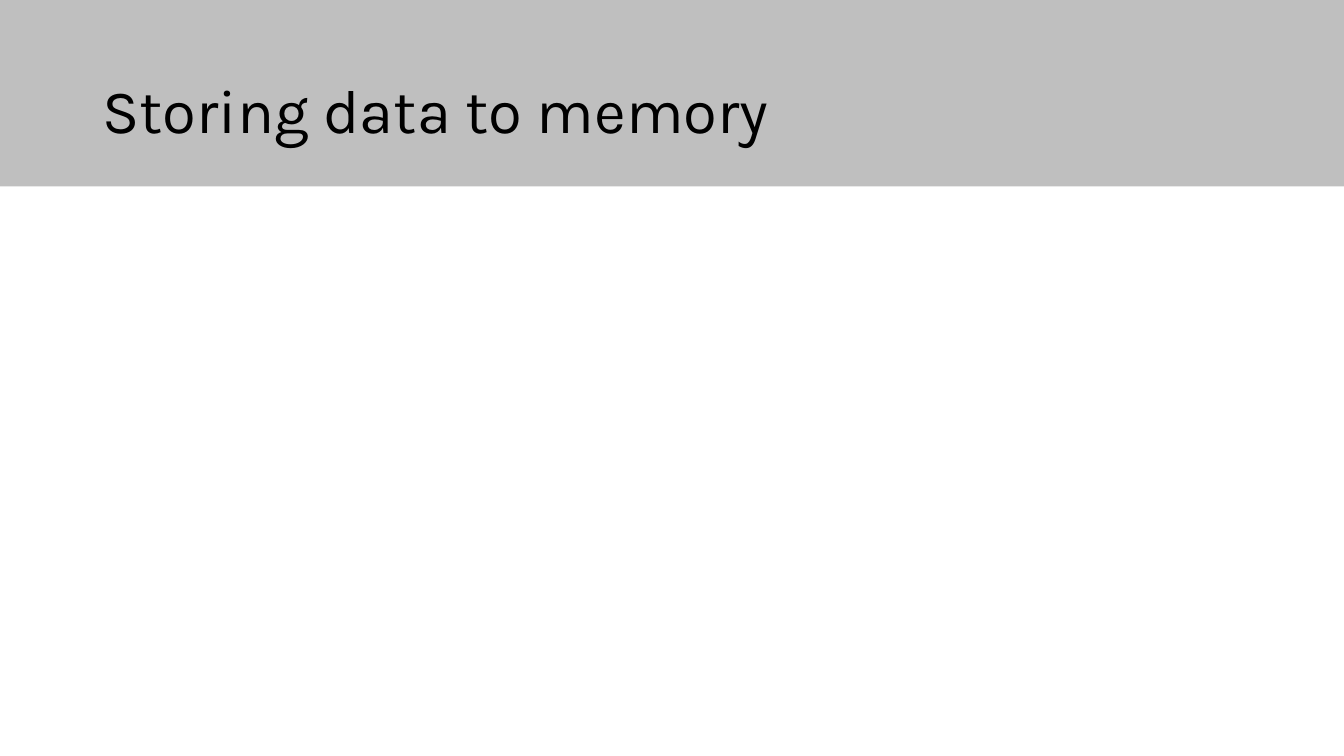
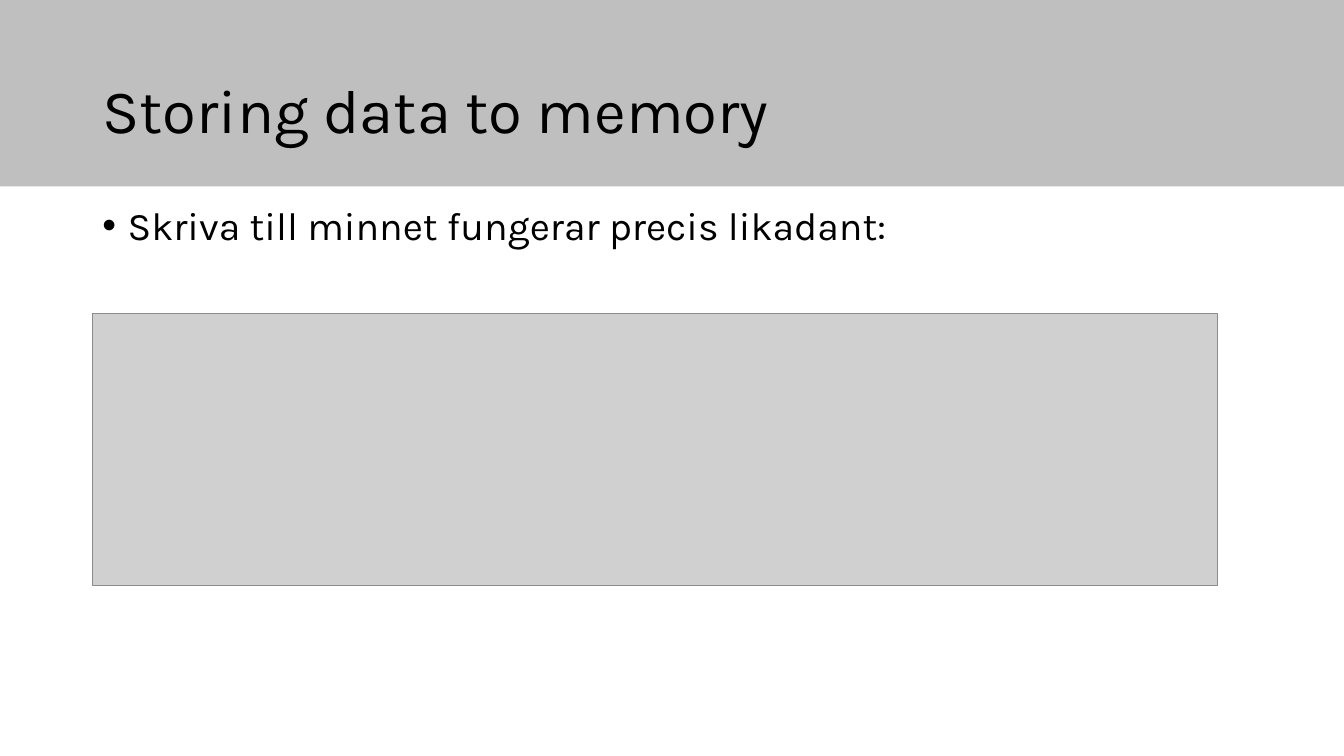
Before and after one commit to elias-at-chalmers/mop-lecture_notes-mirror, a slide deck: slide 30 of slides/lecture02-assembly1.pptx (slide 23 before the commit). Drawn at 1344x756 pixels with LibreOffice and Linux fonts; fonts in the diff are those of the drawing; grey boxes stand for pictures. Boxes give left, top, right and bottom in pixels: in the first picture for what was removed or moved away, otherwise in the second. Text is boxed around its words. In the diff, an @@ line names an element or a change of style, - is before the commit and + after.

```diff
--- a/slides/lecture02-assembly1.pptx
+++ b/slides/lecture02-assembly1.pptx
@@ text added at box(128, 213, 886, 250), 28 pt, text #000000 @@
+• Skriva till minnet fungerar precis likadant:
@@ picture added at box(93, 314, 1218, 586) @@
```
Also in this commit, not shown: 7 other slides changed, 14 slides added, 4 slides removed, 1 other file.
